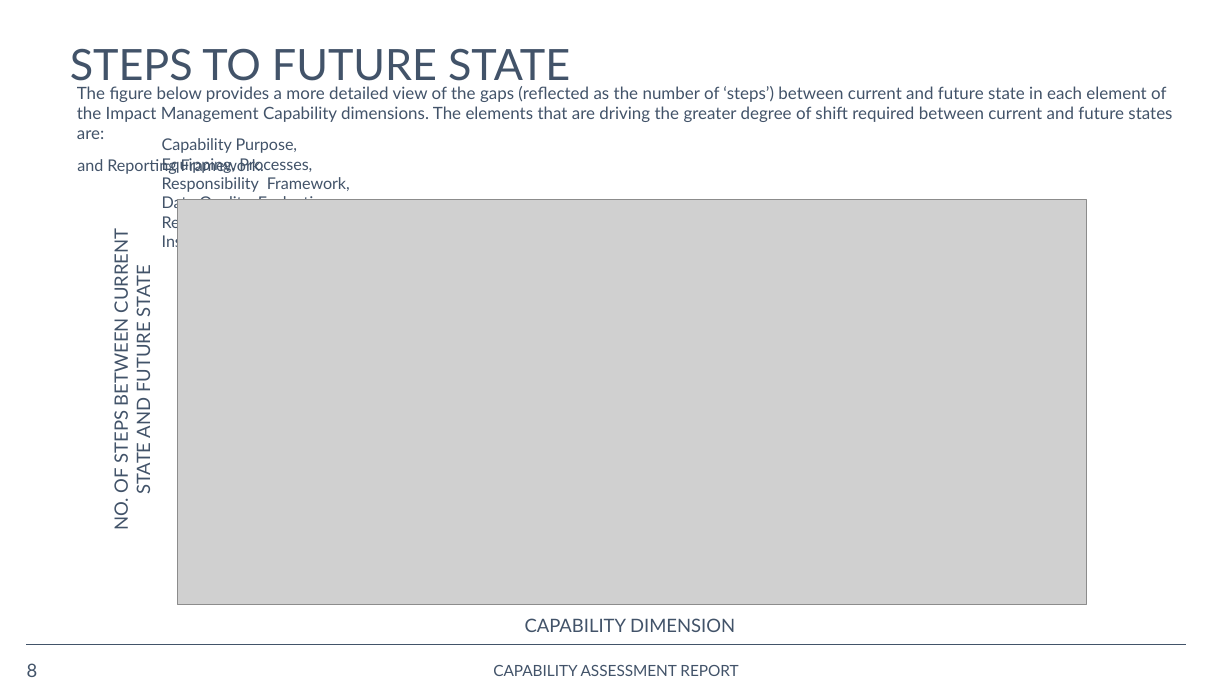
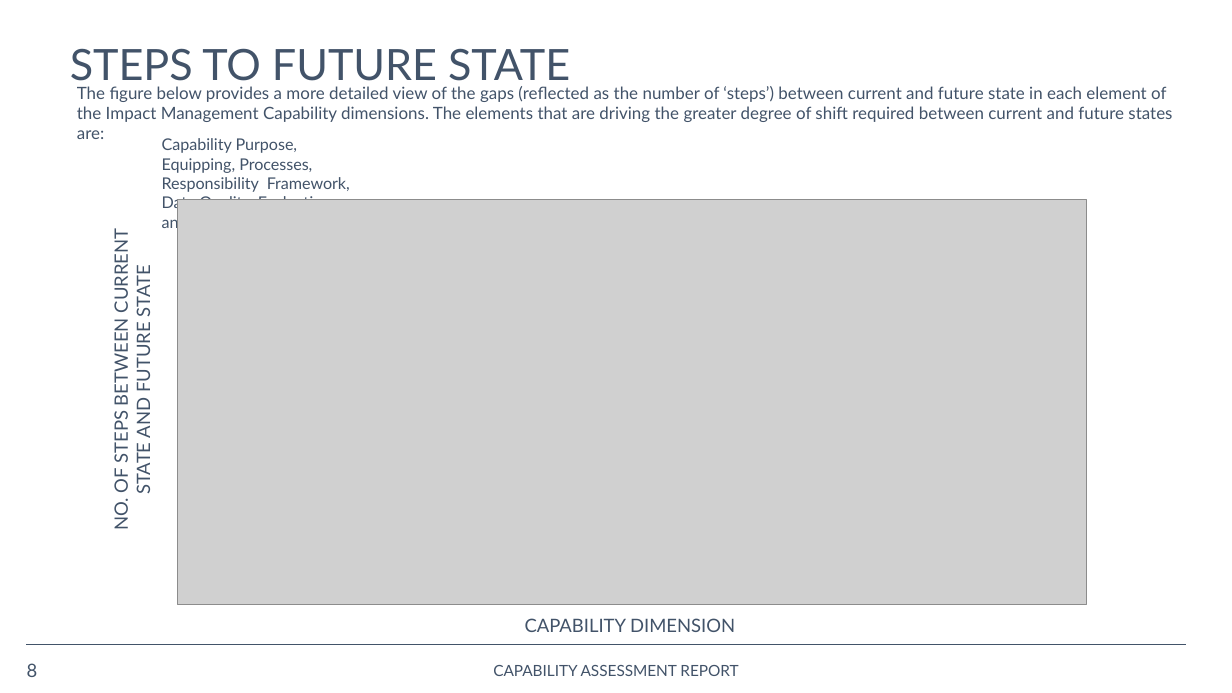
Before and after one commit to opus-meum/power-automate, a slide deck: slide 8 of Capability Assessment Report.pptx. Drawn at 1232x693 pixels with LibreOffice and Linux fonts; fonts in the diff are those of the drawing; grey boxes stand for pictures; background and template pictures are left out. Boxes give left, top, right and bottom in pixels: in the first picture for what was removed or moved away, otherwise in the second. Text is boxed around its words. In the diff, an @@ line names an element or a change of style, - is before the commit and + after.

```diff
--- a/Capability Assessment Report.pptx
+++ b/Capability Assessment Report.pptx
@@ text at <box>162,138,350,231</box>: text changed @@
-Capability Purpose, Equipping, Processes, Responsibility Framework, Data Quality, Evaluation, Research, Knowledge, & Insights,
+Capability Purpose, Equipping, Processes, Responsibility Framework, Data Quality, Evaluation, and Reporting Framework.
@@ text removed at <box>77,158,264,174</box> @@
-and Reporting Framework.
```
Also in this commit, not shown: 1 other slide changed, 6 other files.
